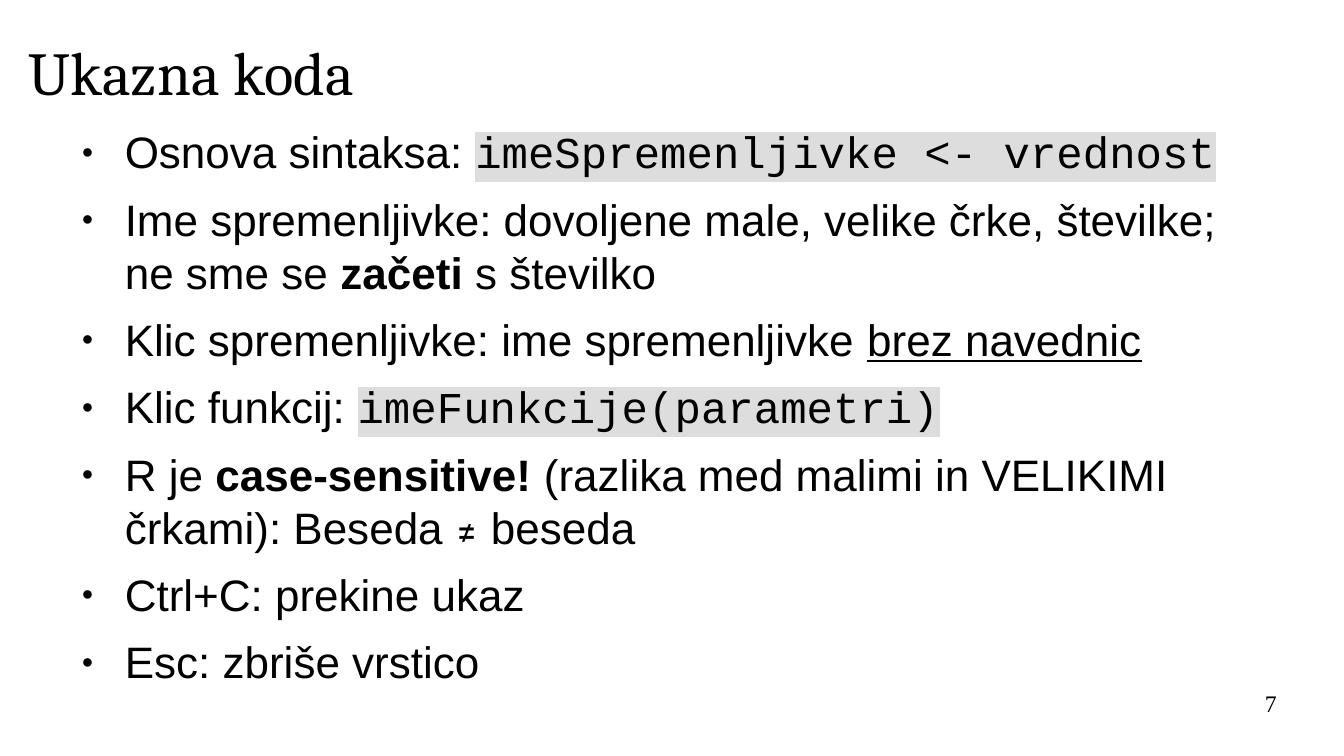
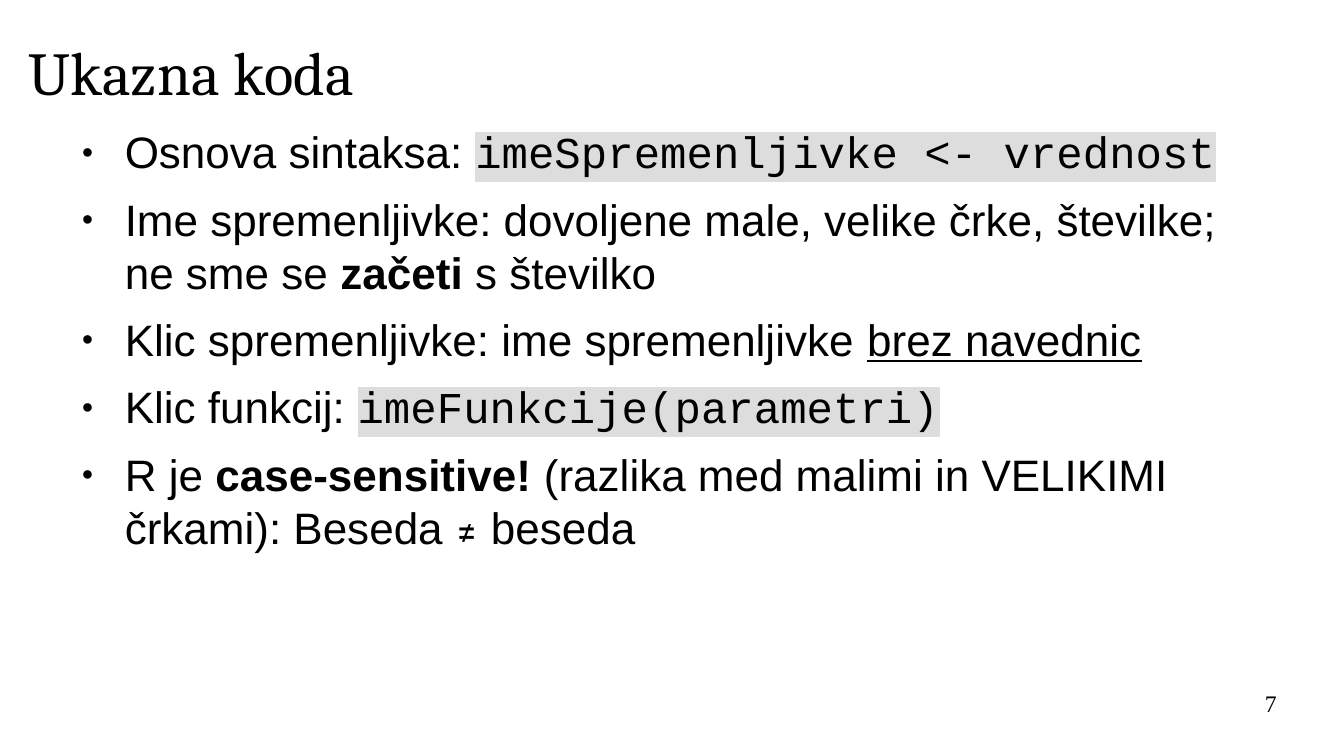
Before and after one commit to janaobsteter/R_tecaj, a slide deck: slide 7 of IT_Rtecaj.odp. Drawn at 1344x756 pixels with LibreOffice and Linux fonts; fonts in the diff are those of the drawing; background and template pictures are left out. Boxes give left, top, right and bottom in pixels: in the first picture for what was removed or moved away, otherwise in the second. Text is boxed around its words. In the diff, an @@ line names an element or a change of style, - is before the commit and + after.

```diff
--- a/IT_Rtecaj.odp
+++ b/IT_Rtecaj.odp
@@ text at (125, 579, 525, 679): paragraphs removed @@
-● Ctrl+C: prekine ukaz
-● Esc: zbriše vrstico
```
Also in this commit, not shown: 14 other slides changed, 1 slide added, 5 other files.
